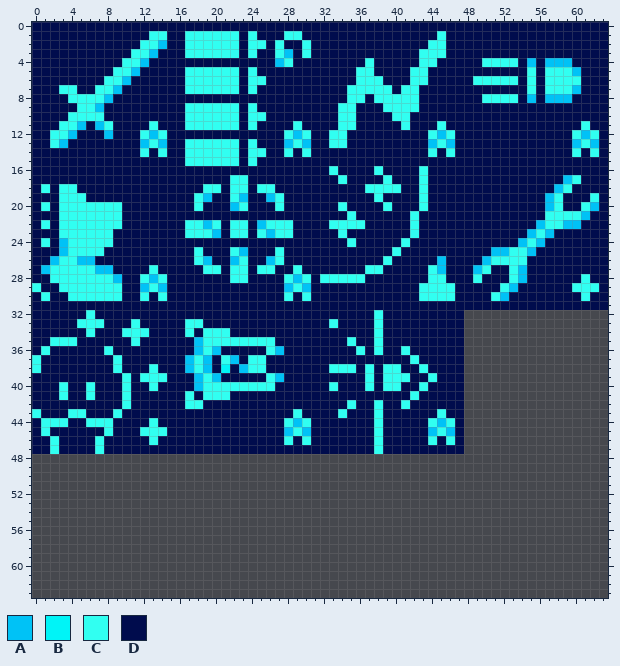
One commit to this pixel-art file: Assets/_Project/Sprites/Other/ItemIcons.aseprite. The first picture shows the starting point.
64x64 pixels, 1 frame.
Palette (. is transparent): A #00c2f6  B #00f4f7  C #31fff1  D #000c4d
Pixels before (only the part around the change), first column x 0:
23 DDDCCCCCCDDDDDDDDCCCADCCDCACCDDDDDCDDDDDDDCDDDDDDDDDDDDACADDDDDD
24 DCDACCCCCDDDDDDDDDDDDDDDDDDDDDDDDDDCDDDDDCDDDDDDDDDDDDACADDDDDDD
25 DDDACCCCDDDDDDDDDDCDDDCADDDCDDDDDDDDDDDDCDDDDDDDDDDAACCADDDDDDDD
26 DDACCAADDDDDDDDDDDCADDACDDACDDDDDDDDDDDCDDDDDADDDDACCCCDDDDDDDDD
27 DACCCCCAADDDDCDDDDDCCDCCDCCDDCDDDDDDDCCDDDDDCADDDACDDCADDDDDDDDD
28 DDCCCCCCCADDCACDDDDDDDCCDDDDCACDCCCCCDDDDDDDCCDDDCDDDCADDDDDDCDD
29 CDDCCCCCCCDDACADDDDDDDDDDDDDACADDDDDDDDDDDDCCCCDDDDDCADDDDDDCCCD
30 DCDDCCCCCCDDCDCDDDDDDDDDDDDDCDCDDDDDDDDDDDDCCCCDDDDCADDDDDDDDCDD
31 DDDDDDDDDDDDDDDDDDDDDDDDDDDDDDDDDDDDDDDDDDDDDDDDDDDDDDDDDDDDDDDD
32 DDDDDDCDDDDDDDDDDDDDDDDDDDDDDDDDDDDDDDCDDDDDDDDD................
33 DDDDDCCCDDDCDDDDDCCDDDDDDDDDDDDDDCDDDDCDDDDDDDDD................
34 DDDDDDCDDDCCCDDDDCDCCCDDDDDDDDDDDDDDDDCDDDDDDDDD................
35 DDCCCDDDDDDCDDDDDDACCCCCCCCDDDDDDDDCDDCDDDDDDDDD................
36 DCDDDDDDCDDDDDDDDDACADDDDDCADDDDDDDDCDCDDCDDDDDD................
37 CDDDDDDDDCDDDDDDDACADCADCCDDDDDDDDDDDDDDDDCDDDDD................
38 CDDDDDDDDCDDDCDDDACADBDACCDDDDDDDCCCDCDCCDDCDDDD................
39 DDDDDDDDDDCDCCCDDDACADDDDDCADDDDDDDDDCDCCCDDCDDD................
40 DDDCDDCDDDCDDCDDDDACCCCCCCCDDDDDDCDDDCDCCDDCDDDD................
41 DDDCDDCDDDCDDDDDDCDCCCDDDDDDDDDDDDDDDDDDDDCDDDDD................
42 DDDDDDDDDDCDDDDDDCCDDDDDDDDDDDDDDDDCDDCDDCDDDDDD................
43 CDDDCCDDDCDDDDDDDDDDDDDDDDDDDCDDDDCDDDCDDDDDDCDD................
44 DCCCDDCCCDDDDCDDDDDDDDDDDDDDCACDDDDDDDCDDDDDCACD................
45 DCDDDDDDCDDDCCCDDDDDDDDDDDDDACADDDDDDDCDDDDDACAD................
46 DDCDDDDCDDDDDCDDDDDDDDDDDDDDCDCDDDDDDDCDDDDDCDCD................
47 DDCDDDDCDDDDDDDDDDDDDDDDDDDDDDDDDDDDDDCDDDDDDDDD................
48 ................................................................
49 ................................................................
50 ................................................................
51 ................................................................
52 ................................................................
53 ................................................................
54 ................................................................
55 ................................................................
56 ................................................................
57 ................................................................
58 ................................................................
59 ................................................................
60 ................................................................
61 ................................................................
62 ................................................................
63 ................................................................
And afterwards:
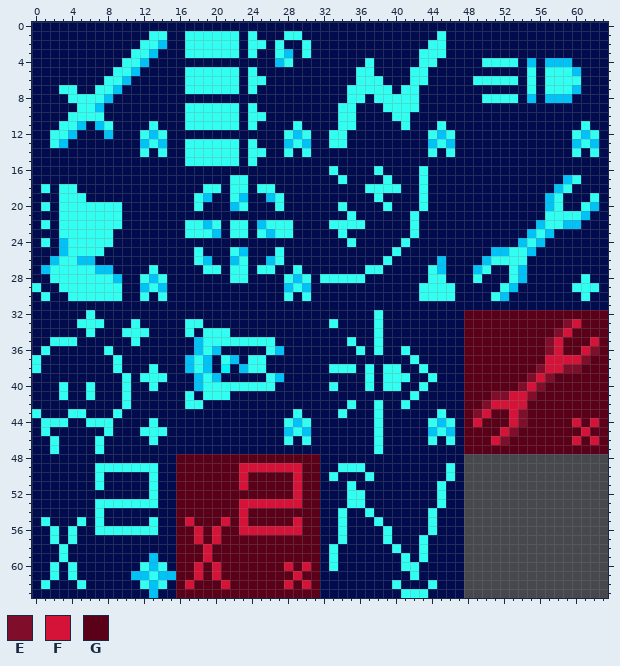
Colours new in this view: E #800e2a  F #d51338  G #5a0019
The edit:
Changed rows in their new state; - is an unchanged pixel.
first column x 0:
32 ------------------------------------------------GGGGGGGGGGGGGGGG
33 ------------------------------------------------GGGGGGGGGGGEFGGG
34 ------------------------------------------------GGGGGGGGGGEFGGGG
35 ------------------------------------------------GGGGGGGGGEFGGGFG
36 ------------------------------------------------GGGGGGGGGEFGGFEG
37 ------------------------------------------------GGGGGGGGGFFFFEGG
38 ------------------------------------------------GGGGGGGGEFFEEGGG
39 ------------------------------------------------GGGGGGGEFEGGGGGG
40 ------------------------------------------------GGGGGGEFEGGGGGGG
41 ------------------------------------------------GGGEEFFEGGGGGGGG
42 ------------------------------------------------GGEFFFFGGGGGGGGG
43 ------------------------------------------------GEFGGFEGGGGGGGGG
44 ------------------------------------------------GFGGGFEGGGGGFGFG
45 ------------------------------------------------GGGGFEGGGGGGGFGG
46 ------------------------------------------------GGGFEGGGGGGGFGFG
47 ------------------------------------------------GGGGGGGGGGGGGGGG
48 DDDDDDDDDDDDDDDDGGGGGGGGGGGGGGGGDDDDDDDDDDDDDDDD----------------
49 DDDDDDDCCCCCCCDDGGGGGGGFFFFFFFGGDDCCCDDDDDDDDDCD----------------
50 DDDDDDDCDDDDDCDDGGGGGGGFGGGGGFGGDCDDDCDDDDDDDDCD----------------
51 DDDDDDDCDDDDDCDDGGGGGGGFGGGGGFGGDDDCDDDDDDDDDCDD----------------
52 DDDDDDDDDDDDDCDDGGGGGGGGGGGGGFGGDDDCCDDDDDDDDCDD----------------
53 DDDDDDDCCCCCCCDDGGGGGGGFFFFFFFGGDDDCCDDDDDDDDCDD----------------
54 DDDDDDDCDDDDDDDDGGGGGGGFGGGGGGGGDDCDDCDDDDDDCDDD----------------
55 DCDDDCDCDDDDDCDDGFGGGFGFGGGGGFGGDDCDDDCDDDDDCDDD----------------
56 DDCDCDDCCCCCCCDDGGFGFGGFFFFFFFGGDDCDDDDCDDDDCDDD----------------
57 DDCDCDDDDDDDDDDDGGFGFGGGGGGGGGGGDDCDDDDCDDDCDDDD----------------
58 DDDCDDDDDDDDDDDDGGGFGGGGGGGGGGGGDCDDDDDDCDDCDDDD----------------
59 DDDCDDDDDDDDDADDGGGFGGGGGGGGGGGGDCDDDDDDDCDCDDDD----------------
60 DDCDCDDDDDDDCACDGGFGFGGGGGGGFGFGDCDDDDDDDCCDDDDD----------------
61 DDCDCDDDDDDAACAAGGFGFGGGGGGGGFGGDDDDDDDDDDCDDDDD----------------
62 DCDDDCDDDDDDCACDGFGGGFGGGGGGFGFGDDDDDDDDCDDDCDDD----------------
63 DDDDDDDDDDDDDADDGGGGGGGGGGGGGGGGDDDDDDDDDCCCDDDD----------------
Where, in picture pixels (left, top, right, bottom), the same in both pictures:
added: (32, 310, 608, 598)
